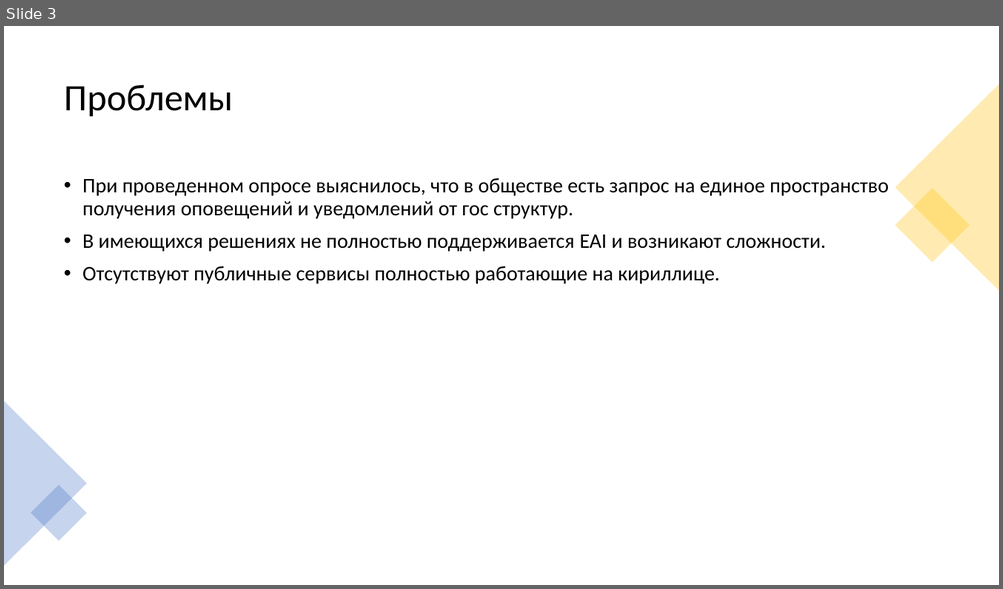
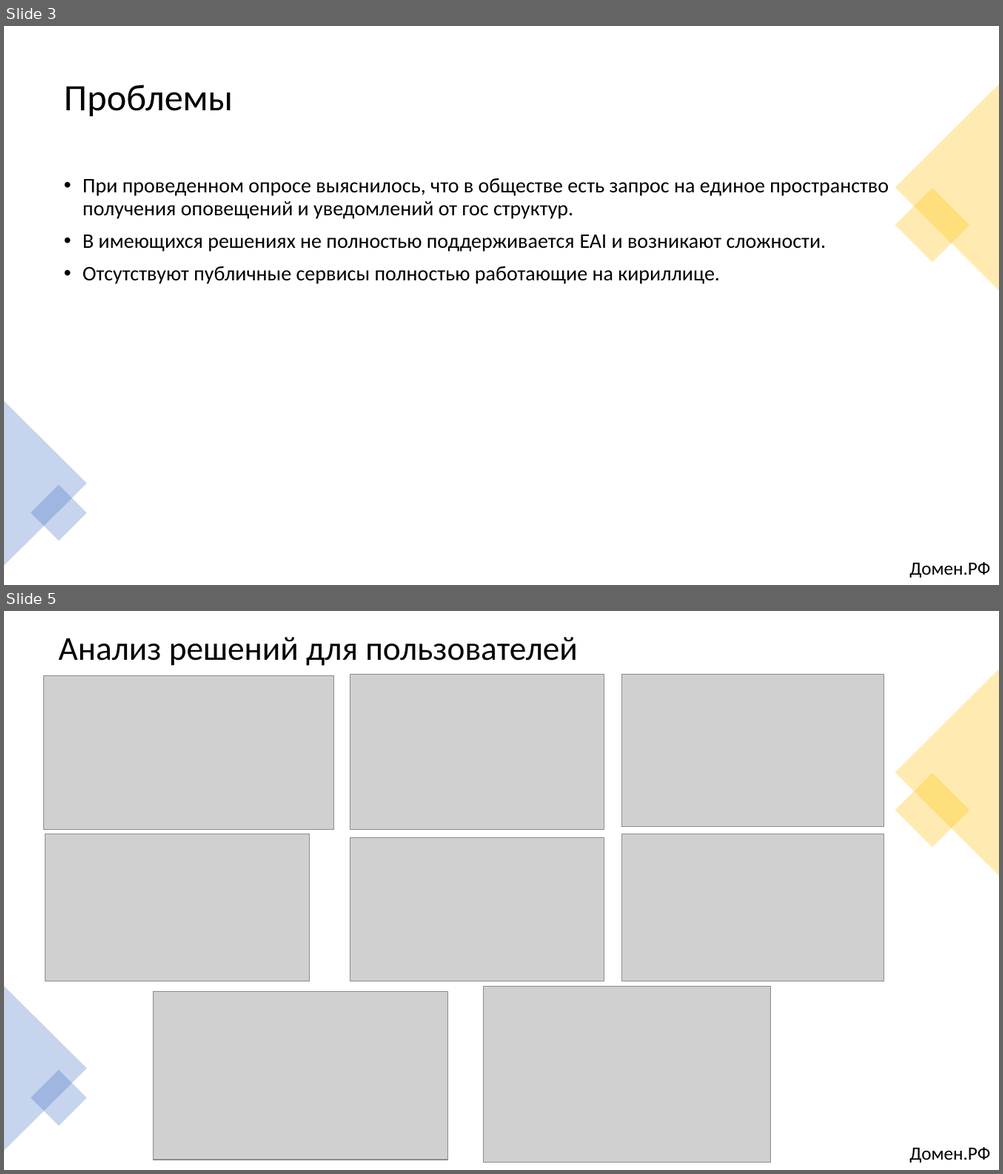
Before and after one commit to alexklippe/scryptedv2, a slide deck: Презентация_Команда Scrypted_кейс1.pptx. Shown one above the other, each under a label of ours: slide 3 before the commit, slides 3 and 5 after it; the slides between them are not shown. The pictures are 1003x589 and 1003x1174 pixels, drawn with LibreOffice and Linux fonts; fonts in the diff are those of the drawing; grey boxes stand for pictures. Boxes give left, top, right and bottom in pixels: in the first picture for what was removed or moved away, otherwise in the second. Text is boxed around its words. In the diff, an @@ line names an element or a change of style, - is before the commit and + after.

```diff
--- a/Презентация_Команда Scrypted_кейс1.pptx
+++ b/Презентация_Команда Scrypted_кейс1.pptx
@@ slide 5 added at (4,611,999,1170), background #FFFFFF @@
@@ title added at (59,637,578,666), 32.4 pt, text #000000 @@
+Анализ решений для пользователей
@@ picture added at (43,675,334,829) @@
@@ picture added at (350,675,604,829) @@
@@ picture added at (622,674,885,826) @@
@@ triangle added at (895,669,999,876), fill #FFC000 at 30% opacity @@
@@ rectangle added at (895,773,970,848), fill #FFC000 at 30% opacity @@
@@ picture added at (45,834,309,981) @@
@@ picture added at (350,839,605,982) @@
@@ picture added at (622,834,885,981) @@
@@ triangle added at (4,986,87,1151), fill #4472C4 at 30% opacity @@
@@ picture added at (483,986,770,1162) @@
@@ picture added at (153,992,448,1161) @@
@@ rectangle added at (31,1070,87,1126), fill #4472C4 at 30% opacity @@
@@ text added at (909,1147,990,1163), 18 pt, text #000000 @@
+Домен.РФ
@@ slide 3 changed as well @@
@@ text added at (909,562,990,578), 18 pt, text #000000 @@
+Домен.РФ
```
Also in this commit, not shown: 7 other slides changed, 5 other slides added.
